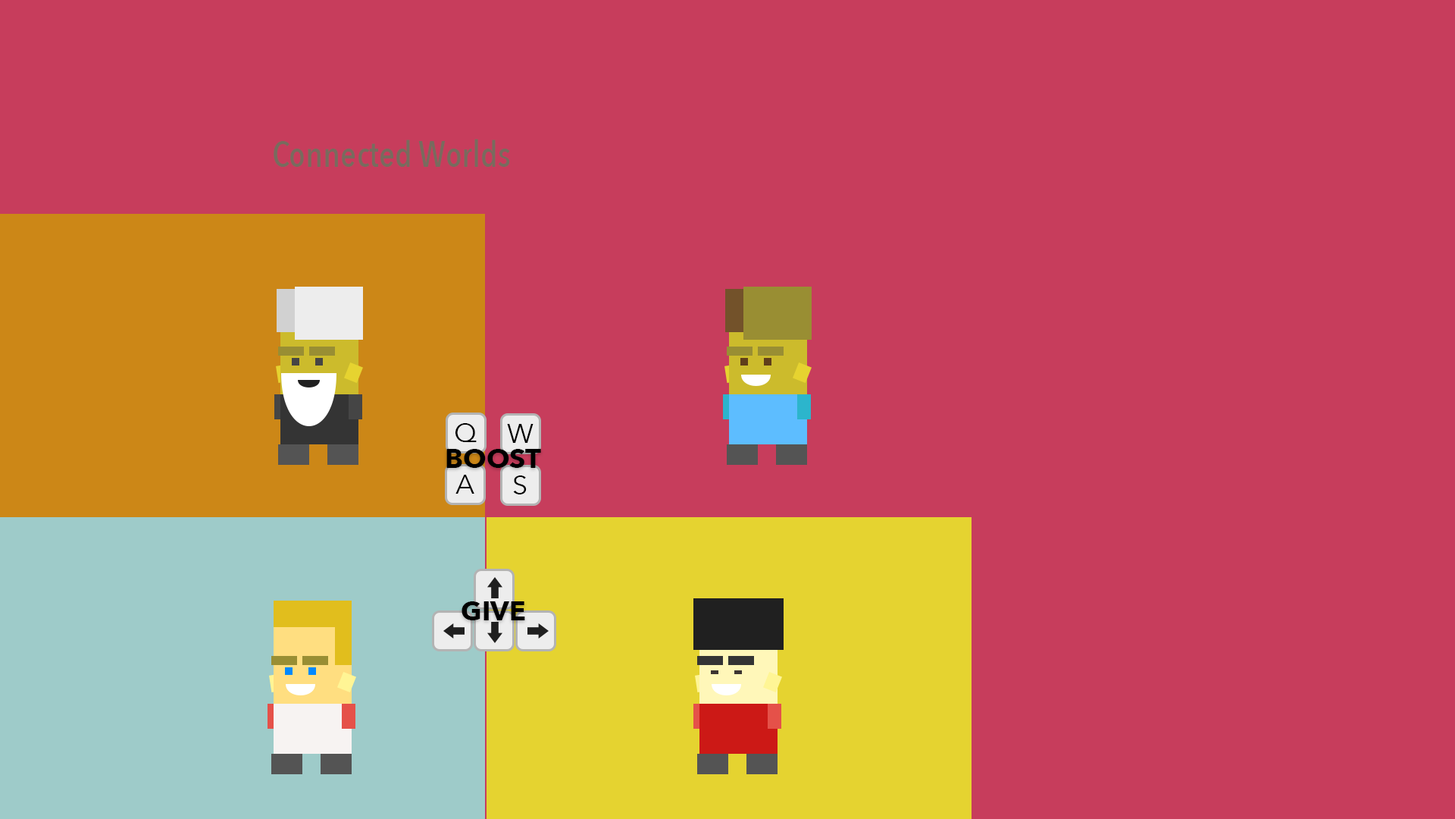
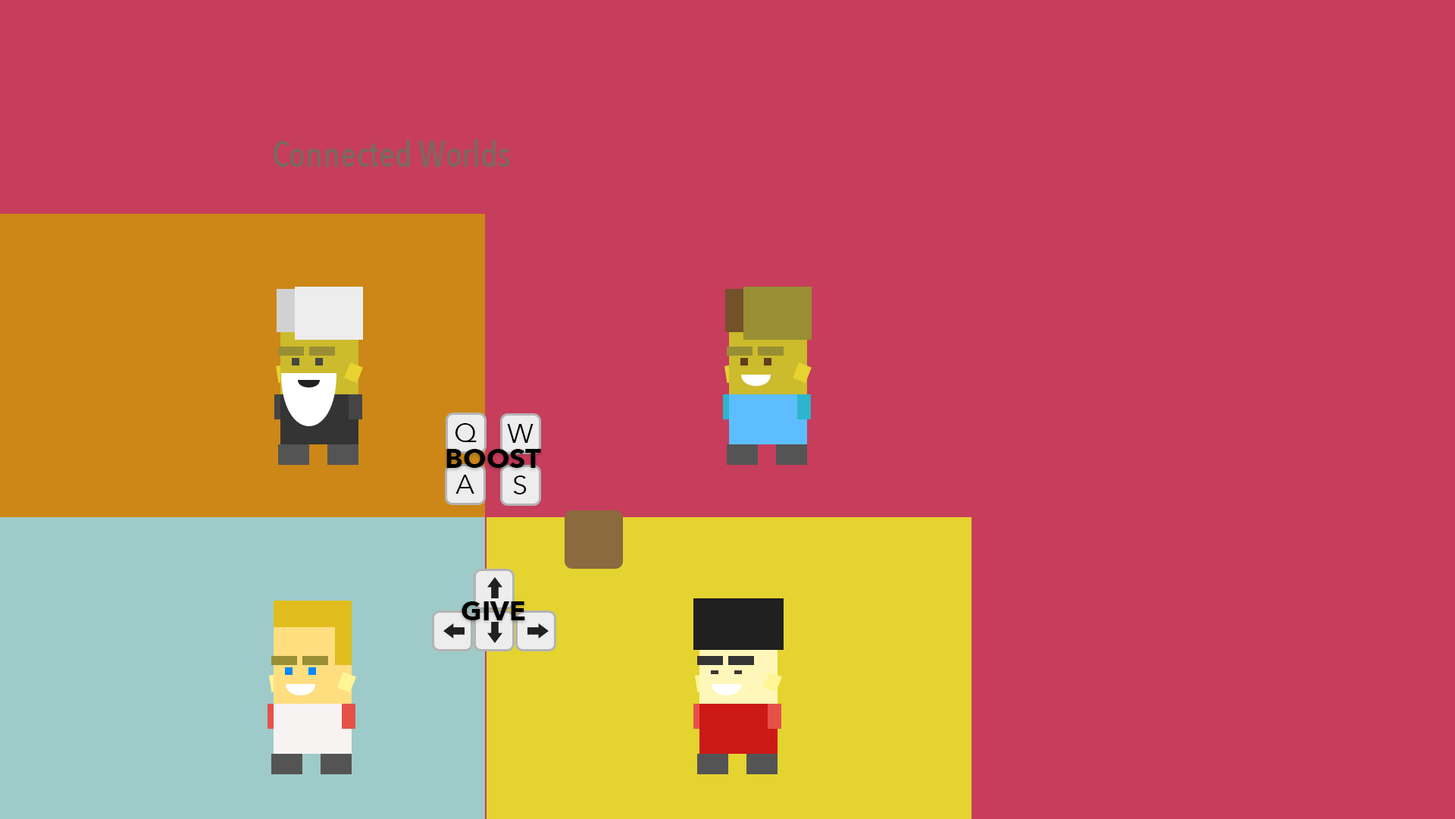
The second 1455px x 819px image is a revision of the first. Changes to its layers:
added group "box.png" with 2 layers above "Ryhmä 1" over [564, 510, 624, 569]
added layer "Pyöreäkulmainen suorakulmio 1" in group "box.png" over [564, 510, 624, 569]
